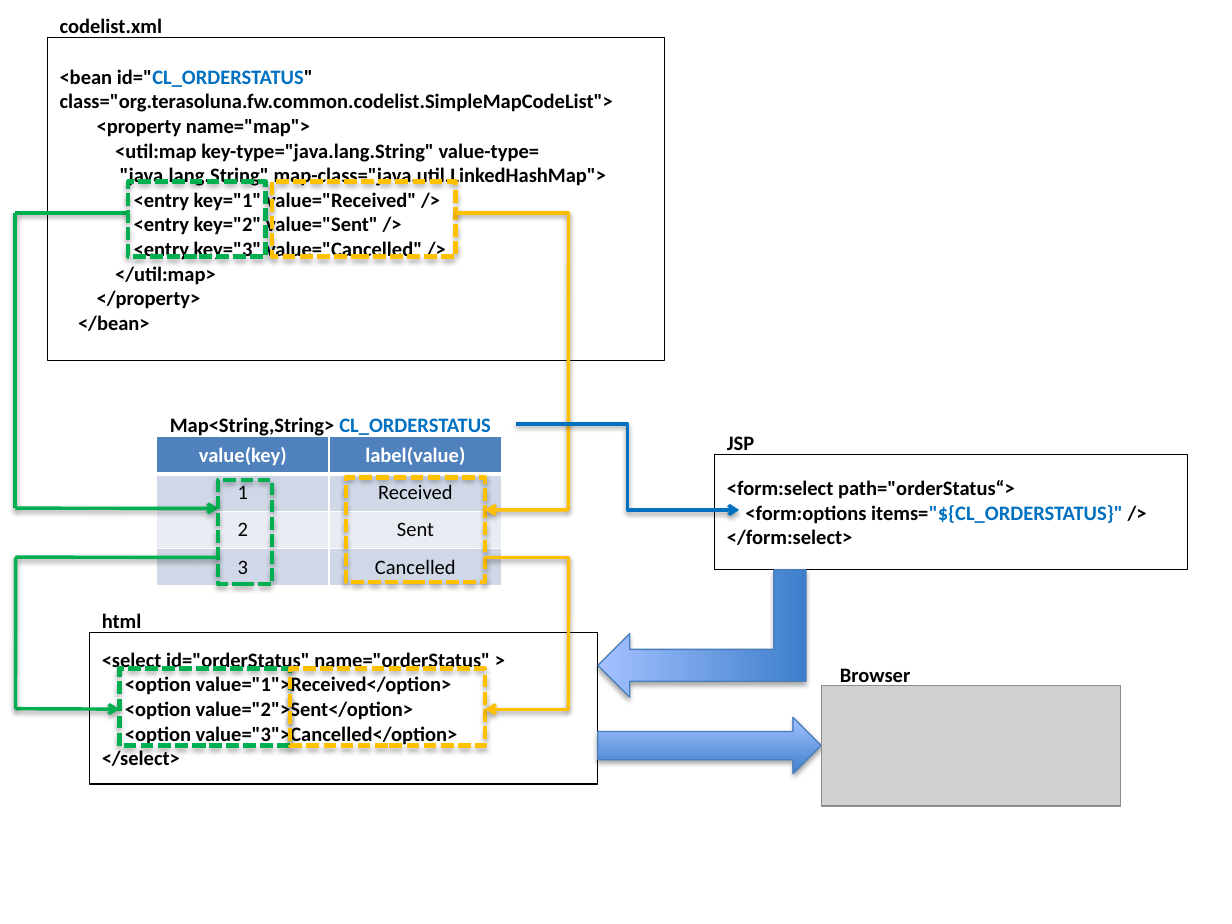
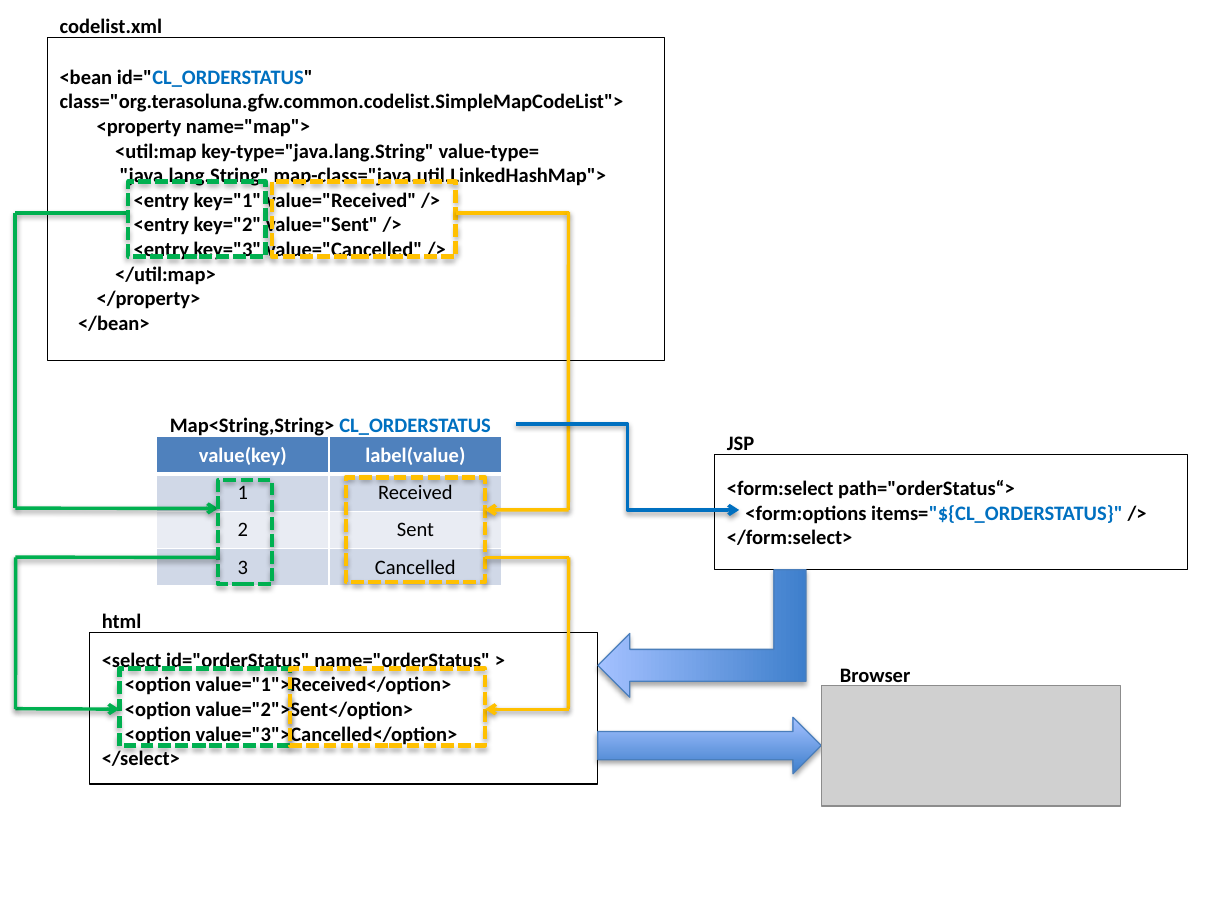
Before and after one commit to garbagetown/guideline, a slide deck: slide 1 of source/ArchitectureInDetail/images_CodeList/materialCodeList.pptx. Drawn at 1232x924 pixels with LibreOffice and Linux fonts; fonts in the diff are those of the drawing; grey boxes stand for pictures. Boxes give left, top, right and bottom in pixels: in the first picture for what was removed or moved away, otherwise in the second. Text is boxed around its words. In the diff, an @@ line names an element or a change of style, - is before the commit and + after.

```diff
--- a/source/ArchitectureInDetail/images_CodeList/materialCodeList.pptx
+++ b/source/ArchitectureInDetail/images_CodeList/materialCodeList.pptx
@@ text in rectangle at (60,69,624,112): text changed @@
-<bean id="CL_ORDERSTATUS" class="org.terasoluna.fw.common.codelist.SimpleMapCodeList">
+<bean id="CL_ORDERSTATUS" class="org.terasoluna.gfw.common.codelist.SimpleMapCodeList">
```
Also in this commit, not shown: 2 other slides changed, 8 other files.
